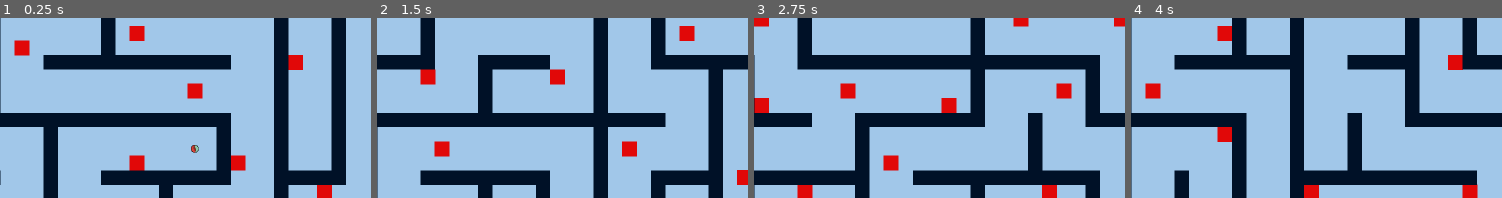
Above: before the commit, frames 1-4 (left to right).
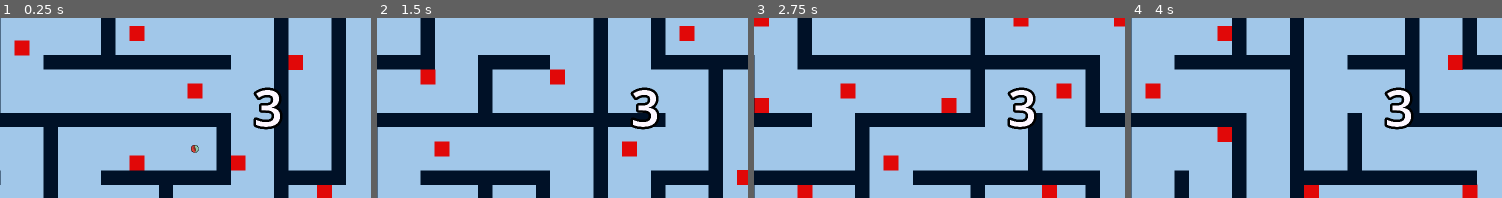
Above: after the commit, the same moments.

Repository: Herovero/GyroMaze
Game: Godot game, scene res://Scenes/main.tscn
Two runs of this game, one before a commit and one after it. Both use one fixed random seed, a clock stepped at 60 frames per second and the inputs below.
Inputs:
- Up to frame 1 (0.25 s): no input
- Up to frame 2 (1.5 s): tap Enter (ui_accept) at 0.5, 0.77, 1.25 s; hold Right (ui_right) 0.53-1.28 s; hold Down (ui_down) from 1.28 s (still down)
- Up to frame 3 (2.75 s): tap Enter (ui_accept) at 1.52, 2 s; release Down (ui_down) at 2.03 s; hold Right (ui_right) from 2.03 s (still down)
- Up to frame 4 (4 s): tap Enter (ui_accept) at 2.75, 3.02, 3.5, 3.77 s; release Right (ui_right) at 2.78 s; hold Up (ui_up) 2.78-3.53 s; hold Left (ui_left) from 3.53 s (still down)
The pictures show only the part of the screen within x 10-60%, y 22-72%; the shares and areas given below are measured in that part.

The runs differ from the first frame. In frame 1, 1.3% of the frame differs, in the area x 68-77%, y 38-63%; in frame 2, 1.3%; in frame 3, 1.3%; in frame 4, 1.3%.

Commit message:
Visualized a 3 second countdown

Diff:
--- a/Scenes/main.tscn
+++ b/Scenes/main.tscn
@@ -6,6 +6,7 @@
 [ext_resource type="PackedScene" uid="uid://bgg64hwixo074" path="res://Scenes/pause_button.tscn" id="3_8gbba"]
 [ext_resource type="PackedScene" uid="uid://dfwo610ckgcq5" path="res://Scenes/hole.tscn" id="3_344ge"]
 [ext_resource type="Texture2D" uid="uid://b7ck8twawfxri" path="res://Assets/uis/restart_button.png" id="6_ynf5e"]
+[ext_resource type="Script" uid="uid://qdaco07pmcty" path="res://Scripts/time_countdown.gd" id="7_6bp64"]
 
 [node name="Node2D" type="Node2D"]
 
@@ -48,4 +49,20 @@
 wait_time = 3.0
 autostart = true
 
+[node name="time_countdown" type="Label" parent="."]
+z_index = 2
+offset_left = 2538.0
+offset_top = 1328.0
+offset_right = 4259.0
+offset_bottom = 2010.0
+theme_override_colors/font_color = Color(0.99600416, 0.9688861, 1, 1)
+theme_override_colors/font_outline_color = Color(0, 0, 0, 1)
+theme_override_constants/shadow_offset_y = 1
+theme_override_constants/outline_size = 100
+theme_override_font_sizes/font_size = 500
+text = "(Timer)"
+horizontal_alignment = 1
+vertical_alignment = 1
+script = ExtResource("7_6bp64")
+
 [connection signal="timeout" from="Timer" to="Player" method="_on_timer_timeout"]
--- a/Scripts/player.gd
+++ b/Scripts/player.gd
@@ -2,8 +2,9 @@
 
 @onready var sprite_2d: Sprite2D = $Sprite2D
 
-@export var tilt_strength: float = 5000.0
-@export var spin_speed: float = 0.03 # Controls how fast the visual spin is
+@export var tilt_strength: float = 2000.0
+@export var spin_speed: float = 0.02 # Controls how fast the visual spin is
+
 
 var input_enabled: bool = false
 var should_reset: bool = false
@@ -31,7 +32,7 @@
 		if input_enabled == true:
 			var sensor_data = Input.get_gravity()
 			input_direction = Vector2(sensor_data.x, -sensor_data.y)
-			input_direction = input_direction / 9.8
+			input_direction = input_direction / 5
 	else:
 		if input_enabled == true:
 			input_direction = Input.get_vector("ui_left", "ui_right", "ui_up", "ui_down") / 4
--- /dev/null
+++ b/Scripts/time_countdown.gd
@@ -0,0 +1,16 @@
+extends Label
+
+@onready var timer: Timer = $"../Timer"
+@onready var time_countdown: Label = $"."
+
+# Called when the node enters the scene tree for the first time.
+func _ready():
+	pass # Replace with function body.
+
+
+# Called every frame. 'delta' is the elapsed time since the previous frame.
+func _process(delta):
+	time_countdown.text = str(int(timer.time_left + 1))
+	# if timer.time_left < 0.05:
+	await get_tree().create_timer(3).timeout
+	time_countdown.hide()
Not shown: 1 places in Scenes/main.tscn that only renumber resources
Not shown, added: Scripts/time_countdown.gd.uid
Not shown, changed: export_presets.cfg
